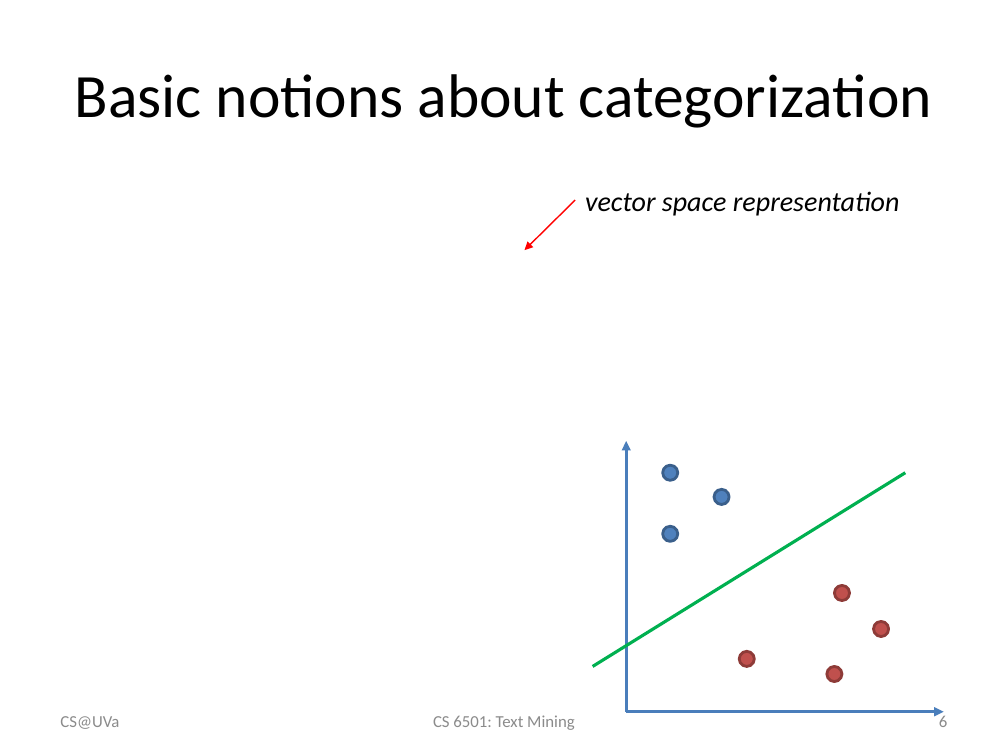
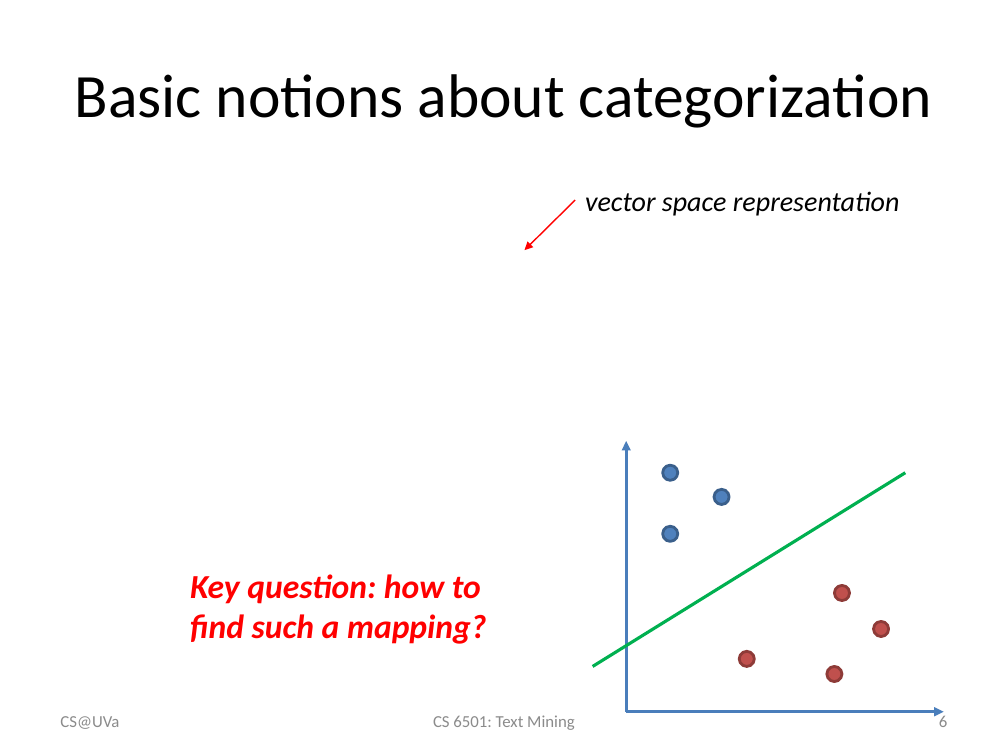
Before and after one commit to wang296/CS6501-Text-Mining, a slide deck: slide 6 of docs/TextCategorization.pptx. Drawn at 1008x756 pixels with LibreOffice and Linux fonts; fonts in the diff are those of the drawing; grey boxes stand for pictures. Boxes give left, top, right and bottom in pixels: in the first picture for what was removed or moved away, otherwise in the second. Text is boxed around its words. In the diff, an @@ line names an element or a change of style, - is before the commit and + after.

```diff
--- a/docs/TextCategorization.pptx
+++ b/docs/TextCategorization.pptx
@@ text added at (190,574,486,644), 24 pt, text #FF0000, bold, italic @@
+Key question: how to find such a mapping?
```
Also in this commit, not shown: 7 other slides changed, 5 other files.
